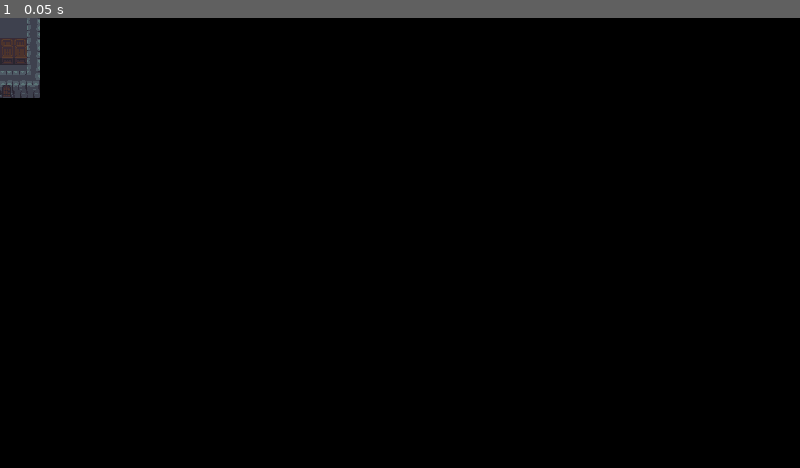
Above: before the commit, frame 1.
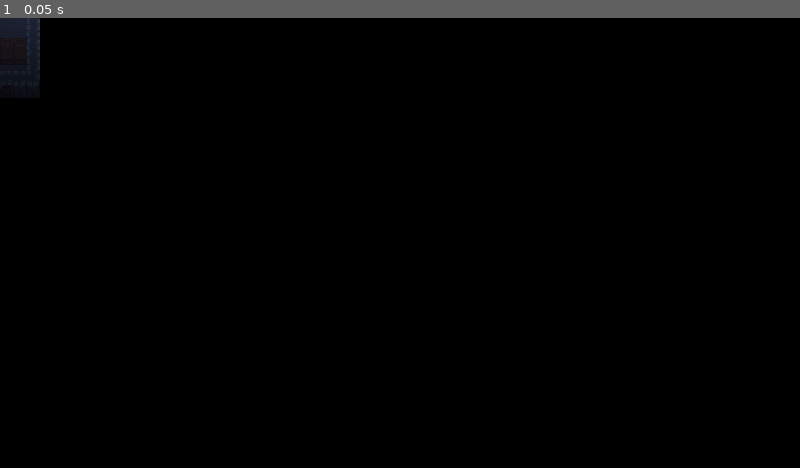
Above: after the commit, the same moment.

Repository: Galitie/async-mobile-client-app
Game: Godot game, scene res://dungeon1/CrateRoom.tscn
Same seed, same stepped clock (60 frames per second), same inputs: the game is played once before the commit and once after it. This scene is started directly instead of the project's main scene.
Inputs:
- Up to frame 1 (0.05 s): no input

The runs differ from the first frame. In frame 1, 0.9% of the frame differs, in the area x 0-5%, y 0-18%.

Commit message:
Testing vibrate feature for phones

Diff:
--- a/game/dungeon1/CrateRoom.tscn
+++ b/game/dungeon1/CrateRoom.tscn
@@ -36,13 +36,11 @@
 script = ExtResource("2_s7lo0")
 
 [node name="DirectionalLight2D" type="DirectionalLight2D" parent="."]
-visible = false
 color = Color(0, 0, 0, 1)
 blend_mode = 2
 
 [node name="PointLight2D" type="PointLight2D" parent="."]
-visible = false
-position = Vector2(12, -12)
+position = Vector2(43, -83)
 scale = Vector2(4.16468, 3.73377)
 color = Color(0.741176, 0.8, 1, 1)
 blend_mode = 2
Not shown, changed: js/main.js
